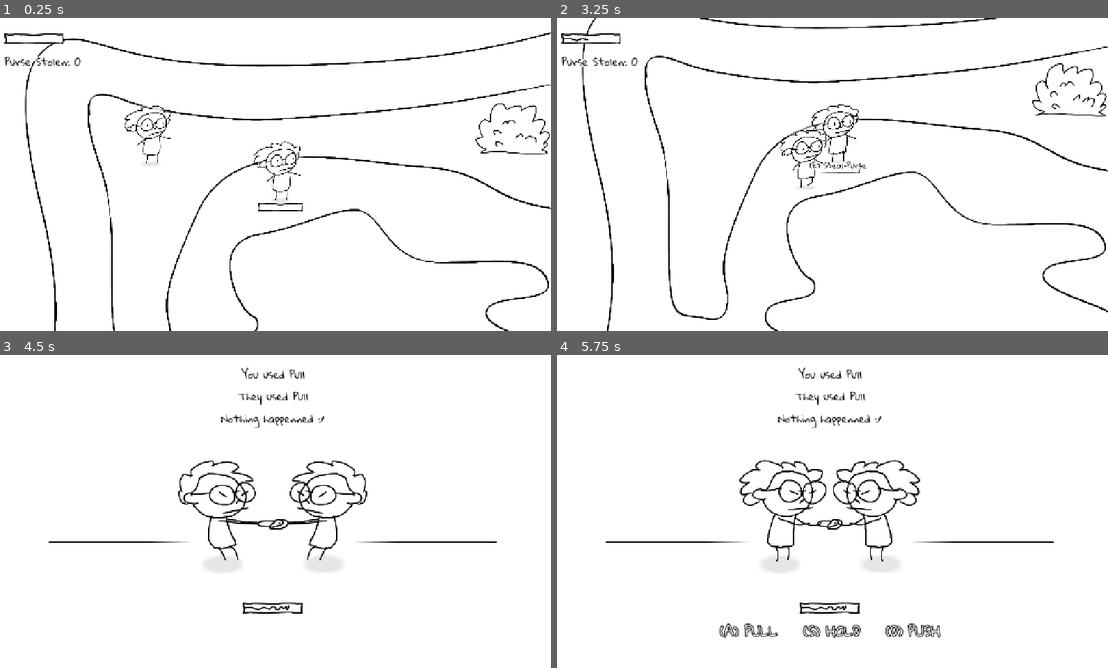
Above: before the commit, frames 1-4 (two rows, left to right).
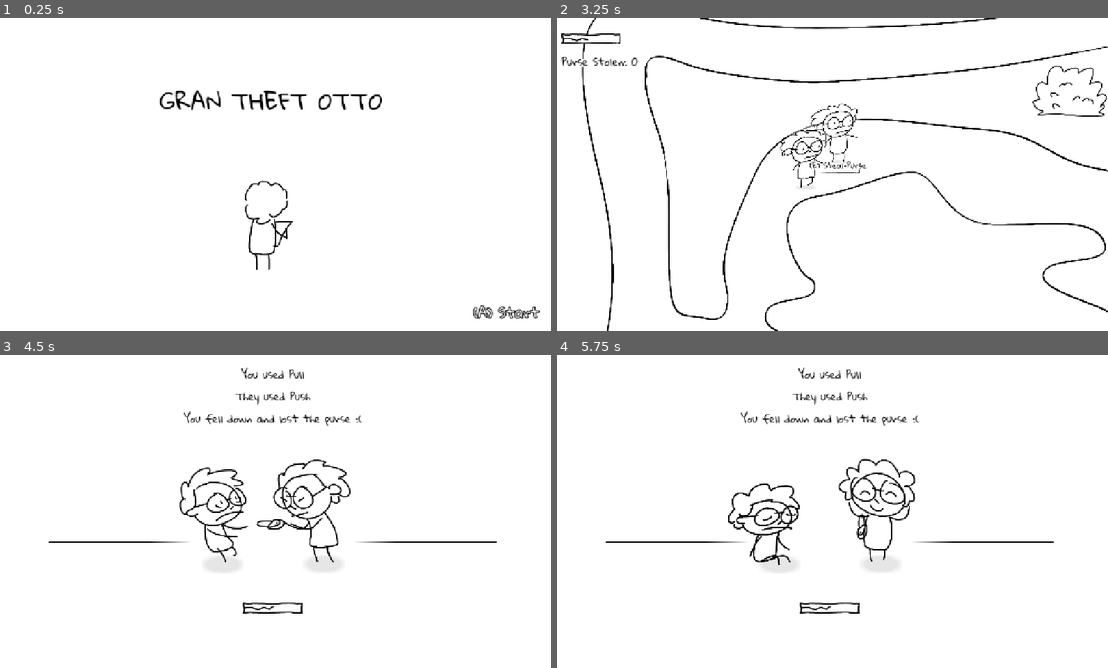
Above: after the commit, the same moments.

Repository: johnreybacal/gran-theft-aubrey
Game: Godot game, scene res://scenes/start.tscn
The game is run twice, just before and just after one commit, with the same random seed, the same clock (stepped at 60 frames per second) and the same inputs. Before the commit the project starts from res://scenes/game_explore.tscn.
Inputs (mouse positions are in pixels of both pictures, inside the frame that each line leads up to):
- Up to frame 1 (0.25 s): no input
- Up to frame 2 (3.25 s): click (1063, 312) at 0.5 s, where only the run after the commit has a clickable "(A) Start"; hold D (move_right) 1.28-2.03 s; hold E (interact) 1.28-2.03 s; hold S (move_down) 2.03-2.78 s; tap E (interact) at 2.1 s; hold D (move_right) from 2.78 s (still down); hold E (interact) from 2.78 s (still down)
- Up to frame 3 (4.5 s): release D (move_right) at 3.53 s; release E (interact) at 3.53 s; hold W (move_up) 3.53-4.28 s; tap E (interact) at 3.6 s; hold A (move_left) from 4.28 s (still down); hold E (interact) from 4.28 s (still down)
- Up to frame 4 (5.75 s): keep holding A (move_left); release E (interact) at 5.03 s; tap E (interact) at 5.1 s

The runs differ from the first frame. In frame 1, 5.4% of the frame differs, in the area x 0-100%, y 4-100%; in frame 2, 0.7%; in frame 3, 3.6%; in frame 4, 4.5%.

Commit message:
start and end transition

Diff:
--- a/project.godot
+++ b/project.godot
@@ -15,7 +15,7 @@
 [application]
 
 config/name="Gran Theft Aubrey"
-run/main_scene="uid://dqnpji2jsxo8y"
+run/main_scene="uid://dlbvis1p5kpq3"
 config/features=PackedStringArray("4.6", "Forward Plus")
 config/icon="res://icon.svg"
 
--- a/scenes/end.tscn
+++ b/scenes/end.tscn
@@ -7,12 +7,20 @@
 [ext_resource type="Texture2D" uid="uid://4w0sw1ksdns8" path="res://assets/sprites/end_lose.png" id="5_8hmjt"]
 [ext_resource type="Texture2D" uid="uid://bu3h6p3urn4uf" path="res://assets/sprites/end_win.png" id="6_o5lv4"]
 
-[sub_resource type="Gradient" id="Gradient_fiwcs"]
+[sub_resource type="InputEventKey" id="InputEventKey_nhtbo"]
+device = -1
+keycode = 65
+unicode = 97
+
+[sub_resource type="Shortcut" id="Shortcut_8hmjt"]
+events = [SubResource("InputEventKey_nhtbo")]
+
+[sub_resource type="Gradient" id="Gradient_o5lv4"]
 offsets = PackedFloat32Array(1)
 colors = PackedColorArray(1, 1, 1, 1)
 
 [sub_resource type="GradientTexture2D" id="GradientTexture2D_3d26k"]
-gradient = SubResource("Gradient_fiwcs")
+gradient = SubResource("Gradient_o5lv4")
 
 [sub_resource type="AtlasTexture" id="AtlasTexture_ee763"]
 atlas = ExtResource("5_8hmjt")
@@ -58,6 +66,24 @@
 [node name="End" type="Node2D" unique_id=1518961260]
 script = ExtResource("1_3d26k")
 
+[node name="RestartButton" type="Button" parent="." unique_id=1796150235]
+offset_left = 384.0
+offset_top = 289.0
+offset_right = 581.0
+offset_bottom = 361.0
+theme = ExtResource("1_mwn6m")
+theme_override_colors/font_color = Color(1, 1, 1, 1)
+theme_override_colors/font_focus_color = Color(0.19215687, 0.19215687, 0.19215687, 1)
+theme_override_colors/font_pressed_color = Color(0, 0, 0, 1)
+theme_override_colors/font_hover_color = Color(0.19215687, 0.19215687, 0.19215687, 1)
+theme_override_colors/font_hover_pressed_color = Color(0, 0, 0, 1)
+theme_override_colors/font_outline_color = Color(0, 0, 0, 1)
+theme_override_constants/outline_size = 8
+theme_override_font_sizes/font_size = 32
+shortcut = SubResource("Shortcut_8hmjt")
+text = "(A) Restart"
+flat = true
+
 [node name="Label" type="Label" parent="." unique_id=998784912]
 custom_minimum_size = Vector2(500, 400)
 anchors_preset = 5
@@ -96,3 +122,5 @@
 [node name="AnimatedSprite2D" type="AnimatedSprite2D" parent="." unique_id=1200676014]
 sprite_frames = SubResource("SpriteFrames_njoby")
 animation = &"lose"
+
+[connection signal="pressed" from="RestartButton" to="." method="_on_restart_button_pressed"]
--- /dev/null
+++ b/scenes/start.tscn
@@ -0,0 +1,101 @@
+[gd_scene format=3 uid="uid://dlbvis1p5kpq3"]
+
+[ext_resource type="Script" uid="uid://dmeac1gcxw7bu" path="res://scripts/start.gd" id="1_bodal"]
+[ext_resource type="Theme" uid="uid://bscmmh7v8lsyd" path="res://resources/theme.tres" id="1_u80x2"]
+[ext_resource type="Texture2D" uid="uid://cwkpyk4gmhbng" path="res://assets/sprites/start.png" id="2_bodal"]
+
+[sub_resource type="InputEventKey" id="InputEventKey_nhtbo"]
+device = -1
+keycode = 65
+unicode = 97
+
+[sub_resource type="Shortcut" id="Shortcut_u80x2"]
+events = [SubResource("InputEventKey_nhtbo")]
+
+[sub_resource type="Gradient" id="Gradient_fiwcs"]
+offsets = PackedFloat32Array(1)
+colors = PackedColorArray(1, 1, 1, 1)
+
+[sub_resource type="GradientTexture2D" id="GradientTexture2D_kdmts"]
+gradient = SubResource("Gradient_fiwcs")
+
+[sub_resource type="AtlasTexture" id="AtlasTexture_0auqf"]
+atlas = ExtResource("2_bodal")
+region = Rect2(0, 0, 256, 256)
+
+[sub_resource type="AtlasTexture" id="AtlasTexture_y16t7"]
+atlas = ExtResource("2_bodal")
+region = Rect2(256, 0, 256, 256)
+
+[sub_resource type="SpriteFrames" id="SpriteFrames_4ge6i"]
+animations = [{
+"frames": [{
+"duration": 1.0,
+"texture": SubResource("AtlasTexture_0auqf")
+}, {
+"duration": 1.0,
+"texture": SubResource("AtlasTexture_y16t7")
+}],
+"loop": true,
+"name": &"default",
+"speed": 3.0
+}]
+
+[node name="Start" type="Node2D" unique_id=127787255]
+script = ExtResource("1_bodal")
+
+[node name="StartButton" type="Button" parent="." unique_id=1426837795]
+offset_left = 462.0
+offset_top = 287.0
+offset_right = 621.0
+offset_bottom = 359.0
+theme = ExtResource("1_u80x2")
+theme_override_colors/font_color = Color(1, 1, 1, 1)
+theme_override_colors/font_focus_color = Color(0.19215687, 0.19215687, 0.19215687, 1)
+theme_override_colors/font_pressed_color = Color(0, 0, 0, 1)
+theme_override_colors/font_hover_color = Color(0.19215687, 0.19215687, 0.19215687, 1)
+theme_override_colors/font_hover_pressed_color = Color(0, 0, 0, 1)
+theme_override_colors/font_outline_color = Color(0, 0, 0, 1)
+theme_override_constants/outline_size = 8
+theme_override_font_sizes/font_size = 32
+shortcut = SubResource("Shortcut_u80x2")
+text = "(A) Start"
+flat = true
+
+[node name="Label" type="Label" parent="." unique_id=1706669798]
+anchors_preset = 8
+anchor_left = 0.5
+anchor_top = 0.5
+anchor_right = 0.5
+anchor_bottom = 0.5
+offset_left = -227.5
+offset_top = -216.0
+offset_right = 228.5
+offset_bottom = -111.0
+grow_horizontal = 2
+grow_vertical = 2
+size_flags_horizontal = 4
+theme = ExtResource("1_u80x2")
+theme_override_colors/font_color = Color(0, 0, 0, 1)
+theme_override_font_sizes/font_size = 52
+text = "GRAN THEFT OTTO"
+horizontal_alignment = 1
+
+[node name="Camera2D" type="Camera2D" parent="." unique_id=490799481]
+position = Vector2(4.4999695, 6.5)
+scale = Vector2(20.109375, 11.765625)
+position_smoothing_enabled = true
+
+[node name="BG" type="Sprite2D" parent="." unique_id=1110770959]
+z_index = -1
+position = Vector2(4.4999695, 6.5)
+scale = Vector2(20.109375, 11.765625)
+texture = SubResource("GradientTexture2D_kdmts")
+
+[node name="AnimatedSprite2D" type="AnimatedSprite2D" parent="." unique_id=2089126212]
+position = Vector2(0, 124)
+sprite_frames = SubResource("SpriteFrames_4ge6i")
+autoplay = "default"
+frame_progress = 0.050376717
+
+[connection signal="pressed" from="StartButton" to="." method="_on_start_button_pressed"]
--- a/scripts/end.gd
+++ b/scripts/end.gd
@@ -24,3 +24,7 @@
             label.text = "GRANNY OTTO STRIKES AGAIN!\n\nPress A to restart"
             $SFX/Win.play()
             $AnimatedSprite2D.play("win")
+
+
+func _on_restart_button_pressed() -> void:
+    get_tree().change_scene_to_file("res://scenes/start.tscn")
--- a/scripts/game_explore.gd
+++ b/scripts/game_explore.gd
@@ -22,6 +22,8 @@
 
     show()
     _setup_player_hud.call_deferred()
+
+    StateManager.update_interactables()
 
 func _process(_delta: float) -> void:
     if not is_police_spotlight:
--- /dev/null
+++ b/scripts/start.gd
@@ -0,0 +1,18 @@
+extends Node2D
+
+
+func _ready() -> void:
+    StateManager.is_encountered = false
+    StateManager.encounter_enemy_id = -1
+    StateManager.player = null
+    StateManager.enemies = []
+    StateManager.enemies_defeated = []
+    StateManager.police_arriving_count = 0
+    StateManager.is_busted = false
+    StateManager.is_end = false
+    StateManager.interactable_id = -1
+    StateManager.interactables = []
+
+
+func _on_start_button_pressed() -> void:
+    get_tree().change_scene_to_file("res://scenes/game_explore.tscn")
--- a/scripts/state_manager.gd
+++ b/scripts/state_manager.gd
@@ -32,8 +32,6 @@
     EventBus.on_interact.connect(_on_interact)
     EventBus.on_escape.connect(_on_escape)
     police_timer.timeout.connect(EventBus.on_police_arrival.emit)
-
-    update_interactables()
 
 func _on_encounter_start(instance_id: int):
     is_encountered = true
Binary file added: assets/sprites/start.png
Not shown, added: assets/sprites/start.png.import
Not shown, added: scripts/start.gd.uid
